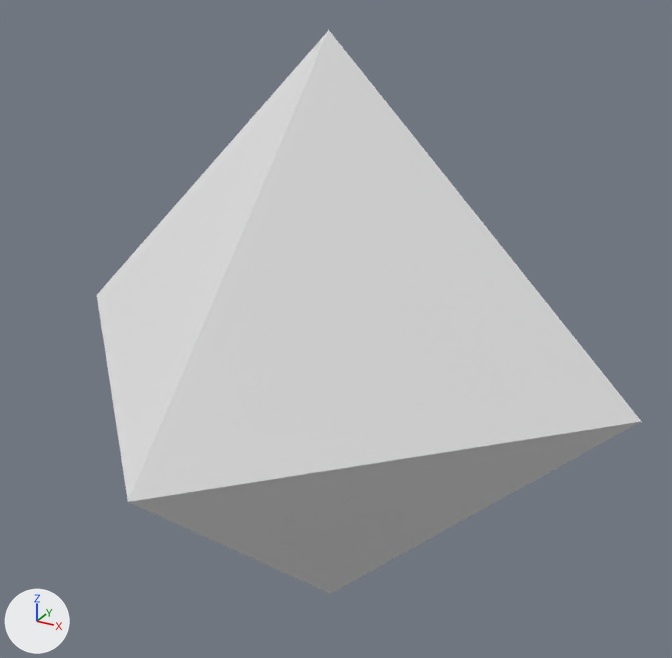
A saved change to the glTF model public/dice.glb.
The view is the same before and after, from a camera (50 mm lens) standing at (0.663, -1.185, 0.63) and looking at (0.003, 0.016, 0.029). The axes (+X, +Y, +Z) are drawn at lower left. The lights are the same throughout.

The first picture shows 'd8'.
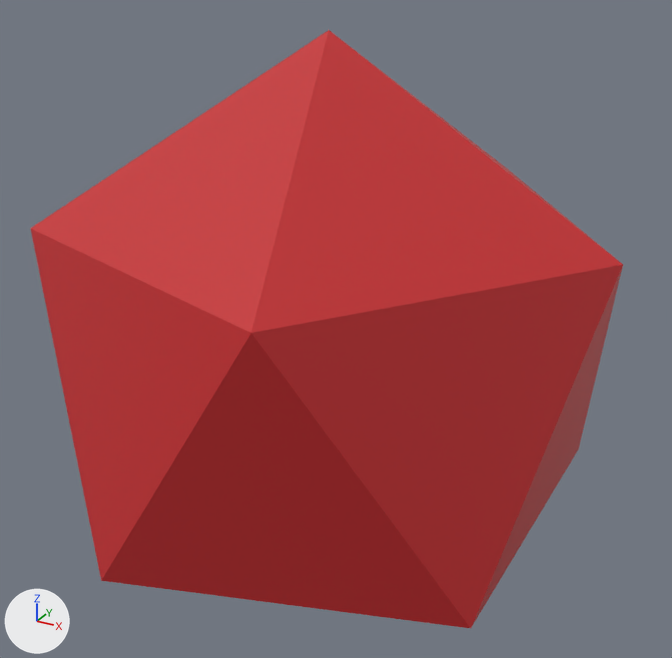
Edits to the bpy script that builds the scene:
```text
Add mat_d20mat:
    mat_d20mat = principled_material('d20mat')
    mat_d20mat.base_color = (0.57, 0.0236, 0.0268)  # red #c72a2e
Add me_icosphere:
    me_icosphere = me_icosphere.copy(); me_icosphere.name = 'Icosphere'
Change ob_d8:
    ob_d8: bpy.data.objects.new('d8', me_cone_001) -> bpy.data.objects.new('d8', me_icosphere)
```

Pixel boxes (x1, y1, x2, y2) of what changed, in the pictures (672 x 658 px):
'd8', reshaped (9% wider, 6% taller)
    before: (97, 30, 642, 594)
    after: (31, 30, 623, 628)
